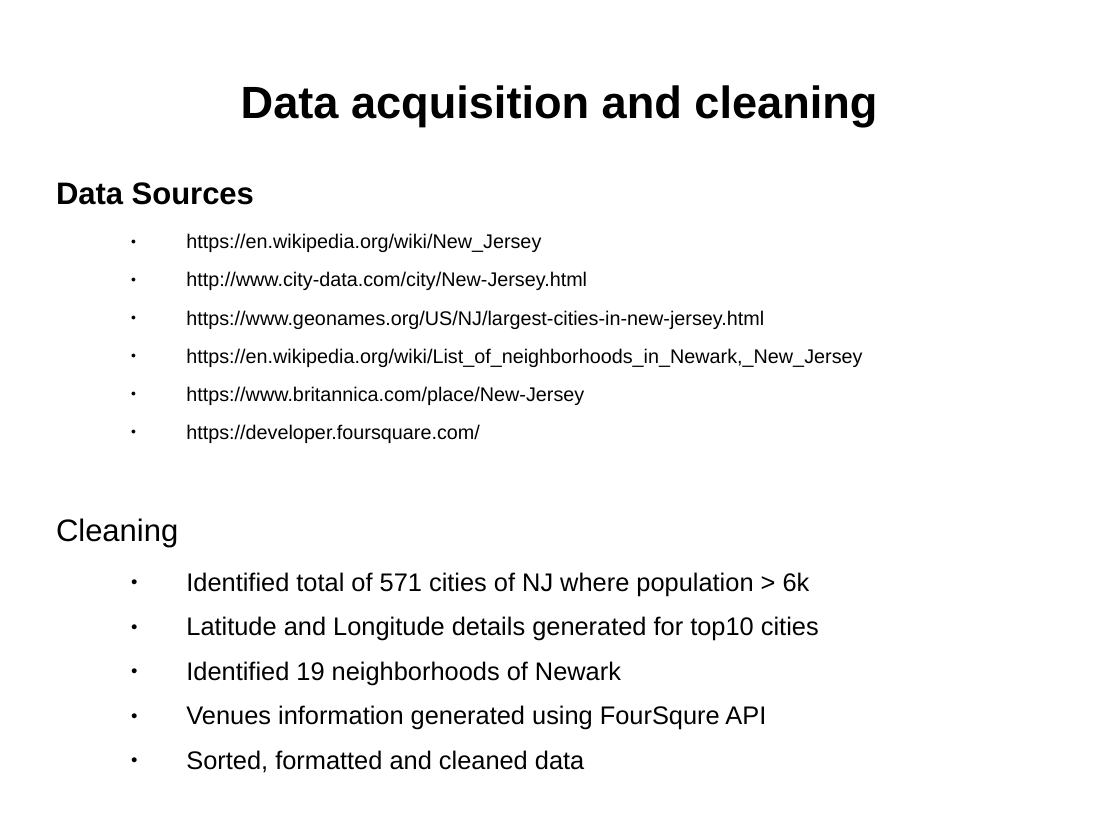
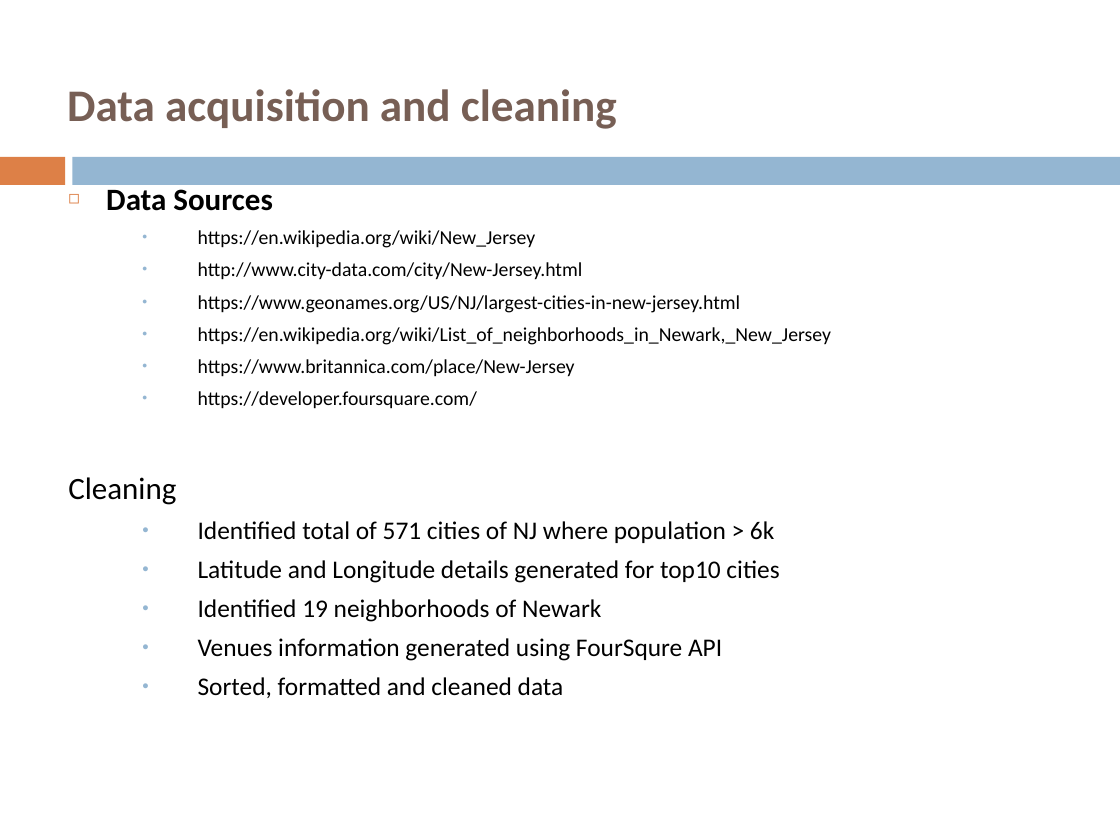
Before and after one commit to gogulapati/Coursera_Capstone, a slide deck: slide 3 of CapstoneProject_FinalPresentation.ppt. Drawn at 1120x840 pixels with LibreOffice and Linux fonts; fonts in the diff are those of the drawing. Boxes give left, top, right and bottom in pixels: in the first picture for what was removed or moved away, otherwise in the second. Text is boxed around its words. In the diff, an @@ line names an element or a change of style, - is before the commit and + after.

```diff
--- a/CapstoneProject_FinalPresentation.ppt
+++ b/CapstoneProject_FinalPresentation.ppt
@@ title "Data acquisition and cleaning" at (67, 89, 617, 129): font Arial to Calibri, text colour #000000 to #775F55; alignment centre to left; line spacing 0.93 to 1 @@
@@ rectangle added at (0, 157, 65, 185), fill #DD8047 @@
@@ text "Data Sources" at (68, 184, 832, 698): font Arial to Calibri; bullet none to ◻; line spacing 0.93 to 1; less space between paragraphs; bullet colour #000000 to #94B6D2; indent changed @@
@@ rectangle added at (72, 157, 1120, 185), fill #94B6D2 @@
```
Also in this commit, not shown: 9 other slides changed.
